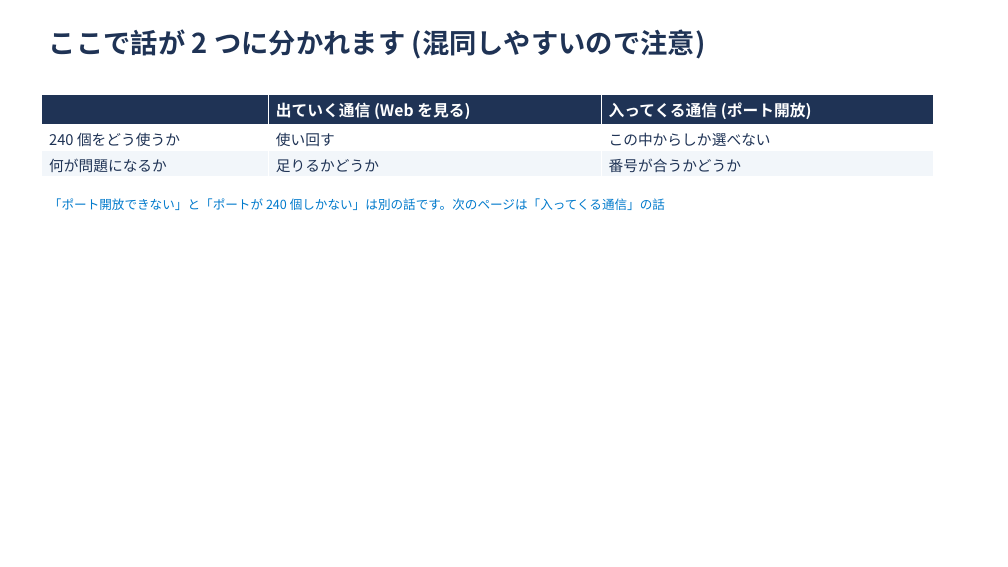
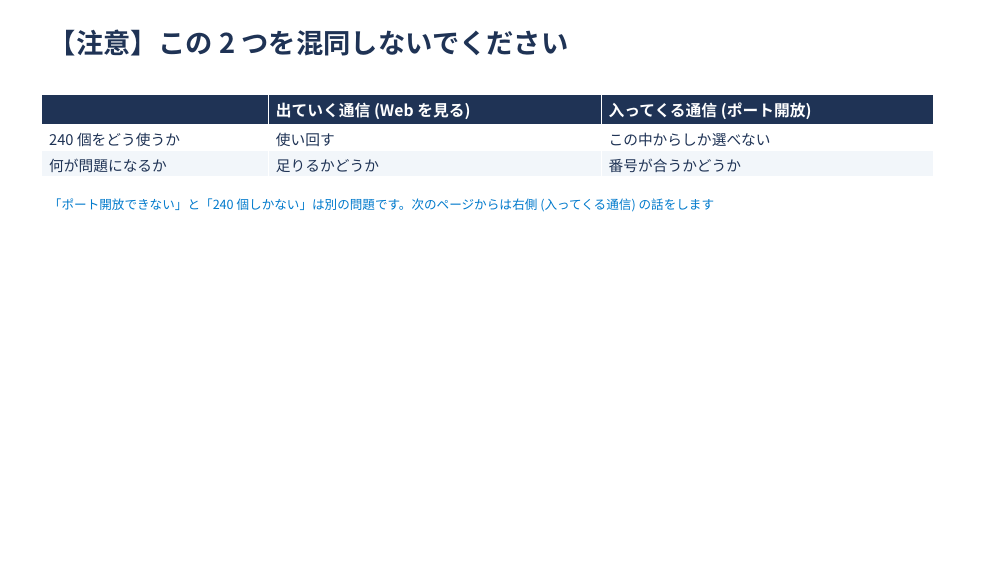
Before and after one commit to ginchankawaii/claude-code-book-template, a slide deck: slide 26 of docs/ipoe-lab/slides/setsumeikai.pptx (slide 22 before the commit). Drawn at 1008x567 pixels with LibreOffice and Linux fonts; fonts in the diff are those of the drawing. Boxes give left, top, right and bottom in pixels: in the first picture for what was removed or moved away, otherwise in the second. Text is boxed around its words. In the diff, an @@ line names an element or a change of style, - is before the commit and + after.

```diff
--- a/docs/ipoe-lab/slides/setsumeikai.pptx
+++ b/docs/ipoe-lab/slides/setsumeikai.pptx
@@ text at bbox=[49, 29, 569, 56]: text changed @@
-ここで話が 2 つに分かれます (混同しやすいので注意)
+【注意】この 2 つを混同しないでください
@@ text at bbox=[49, 198, 715, 212]: text changed @@
-「ポート開放できない」と「ポートが 240 個しかない」は別の話です。次のページは「入ってくる通信」の話
+「ポート開放できない」と「240 個しかない」は別の問題です。次のページからは右側 (入ってくる通信) の話をします
```
Also in this commit, not shown: 7 other slides changed, 5 slides added, 2 other files.
